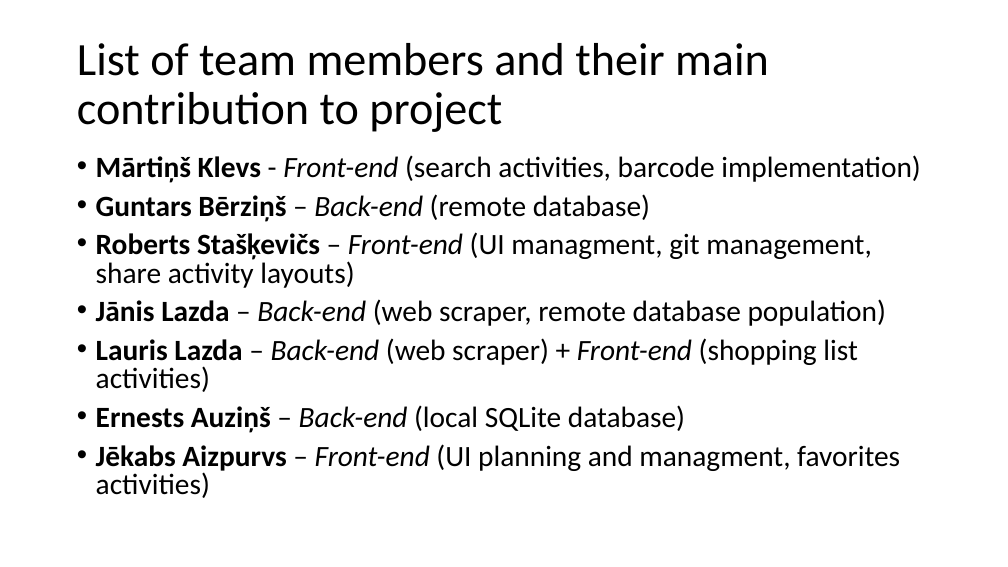
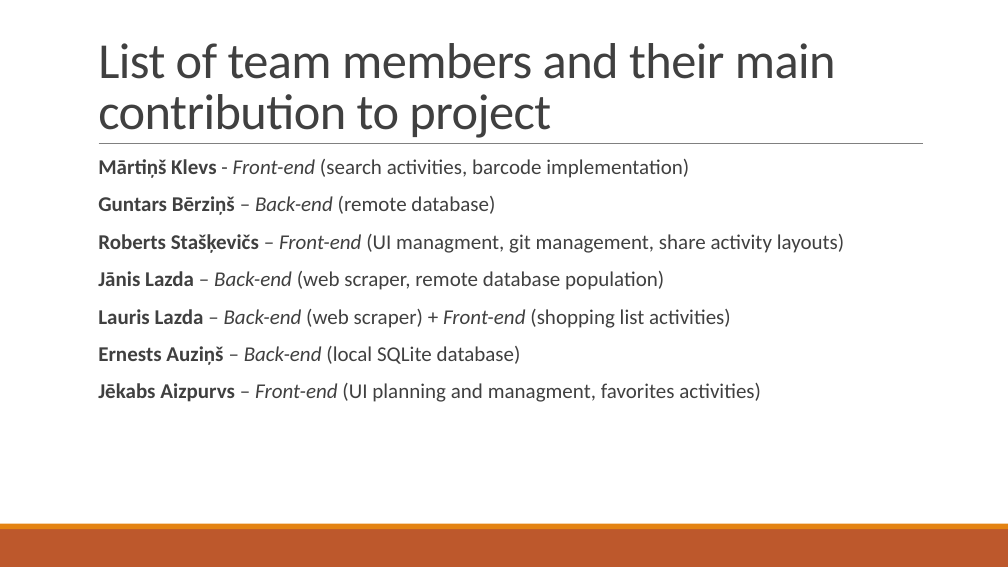
Before and after one commit to bricht/piens-un-maize, a slide deck: slide 8 of presentation/MilknBread.pptx. Drawn at 1008x567 pixels with LibreOffice and Linux fonts; fonts in the diff are those of the drawing. Boxes give left, top, right and bottom in pixels: in the first picture for what was removed or moved away, otherwise in the second. Text is boxed around its words. In the diff, an @@ line names an element or a change of style, - is before the commit and + after.

```diff
--- a/presentation/MilknBread.pptx
+++ b/presentation/MilknBread.pptx
@@ title "List of team members and ...": place and size @@
-title "List of team members and ..." at [77, 43, 769, 132]
+title "List of team members and ..." at [98, 43, 836, 138]
@@ title "List of team members and ..." at [98, 43, 836, 138]: size 44 to 48 pt, text colour #000000 to #404040, letter spacing 0 to -0.5 pt; line spacing 0.9 to 0.85; vertical alignment middle to bottom @@
@@ line added from (99, 144) to (923, 144), #808080 0.5 pt @@
@@ text "Mārtiņš Klevs - Front-end (search ..." at [98, 159, 845, 402]: size 28 to 20 pt, text colour #000000 to #404040; bullet • to  ; line spacing 0.8 to 0.9; more space between paragraphs @@
@@ rectangle added at [0, 529, 1008, 567], fill #BD582C @@
@@ rectangle added at [0, 524, 1008, 529], fill #E48312 @@
```
Also in this commit, not shown: 9 other slides changed, 1 other file.
